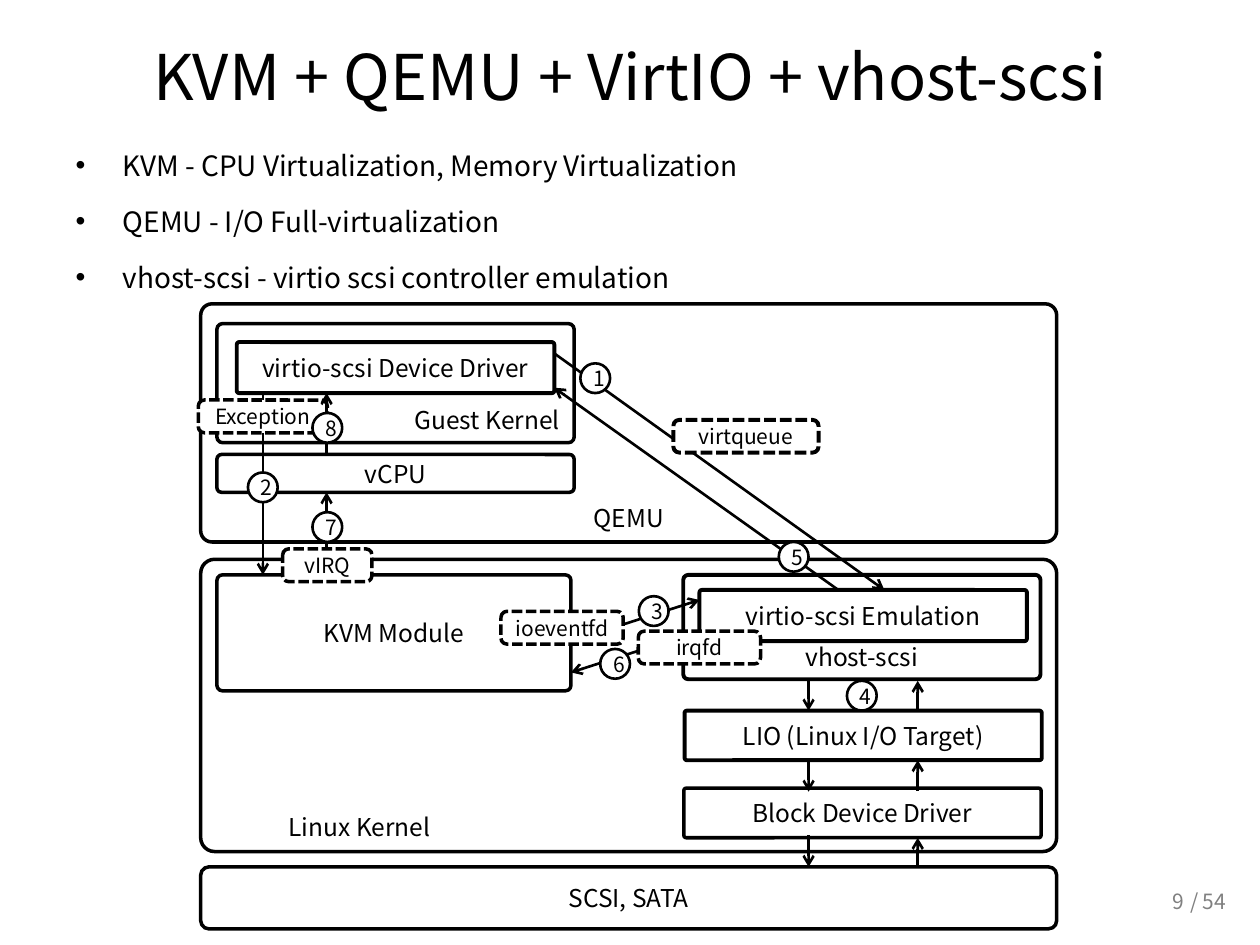
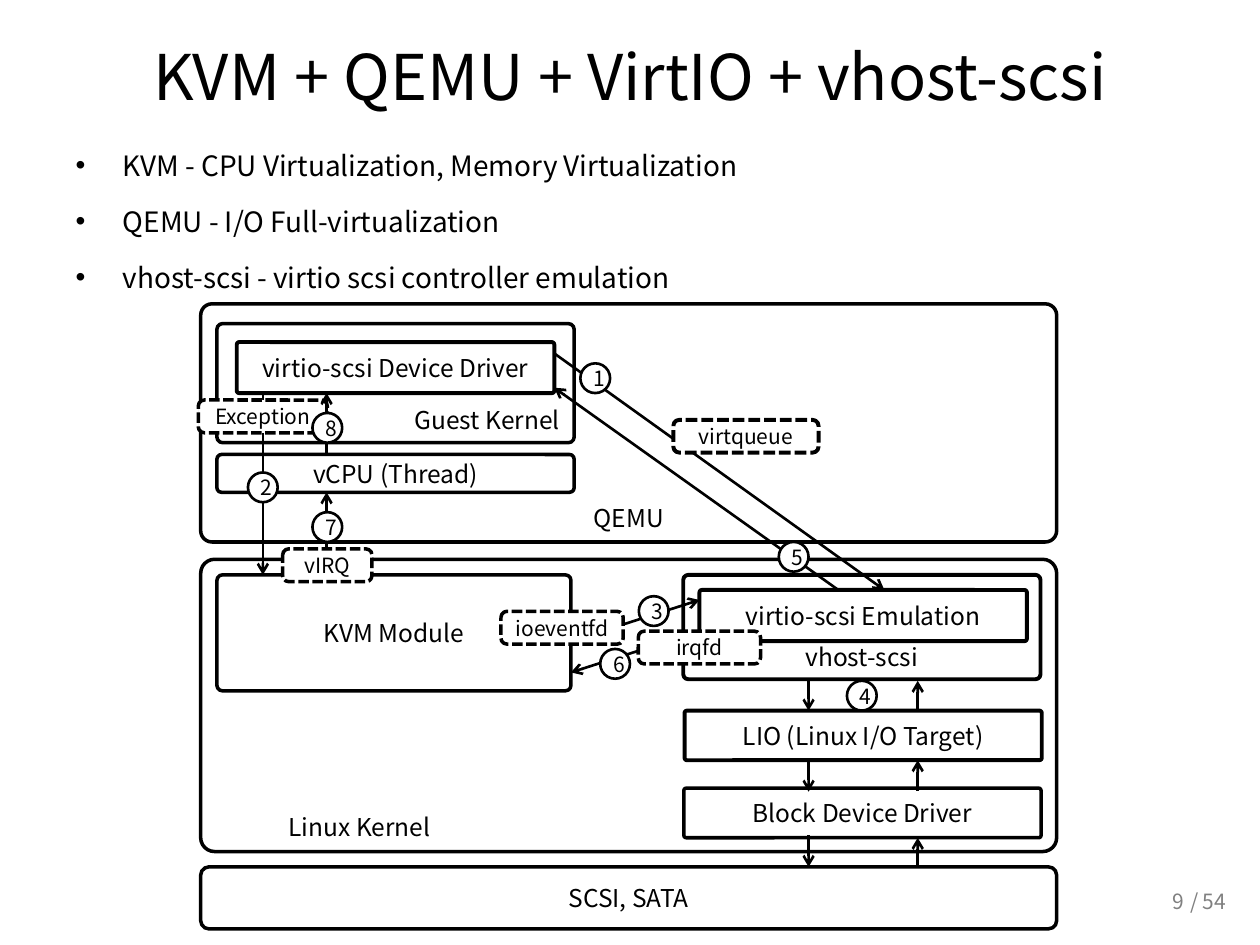
Before and after one commit to ssup2/blog-old, a slide deck: slide 9 of images/theory_analysis/IO_Virtualization_Software/IO_Virtualization_Software.pptx. Drawn at 1260x945 pixels with LibreOffice and Linux fonts; fonts in the diff are those of the drawing. Boxes give left, top, right and bottom in pixels: in the first picture for what was removed or moved away, otherwise in the second. Text is boxed around its words. In the diff, an @@ line names an element or a change of style, - is before the commit and + after.

```diff
--- a/images/theory_analysis/IO_Virtualization_Software/IO_Virtualization_Software.pptx
+++ b/images/theory_analysis/IO_Virtualization_Software/IO_Virtualization_Software.pptx
@@ text in rounded rectangle at <box>313,463,478,488</box>: text changed @@
-vCPU
+vCPU (Thread)
```
Also in this commit, not shown: 3 other slides changed, 4 other files.
